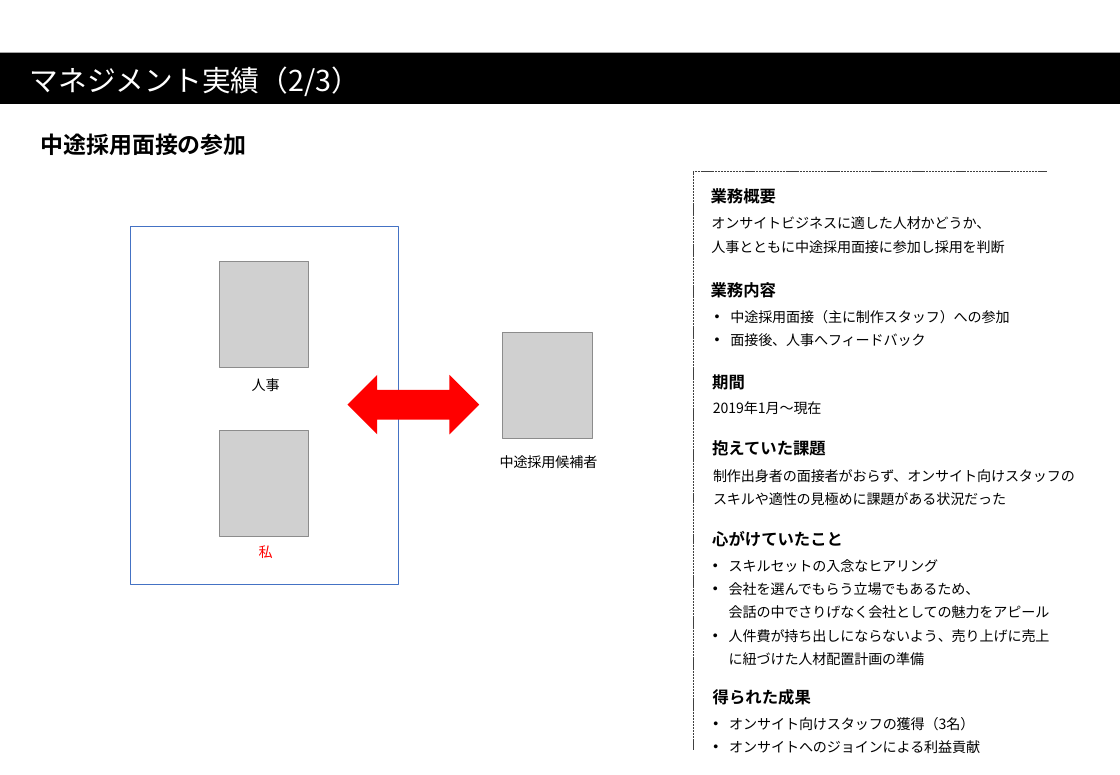
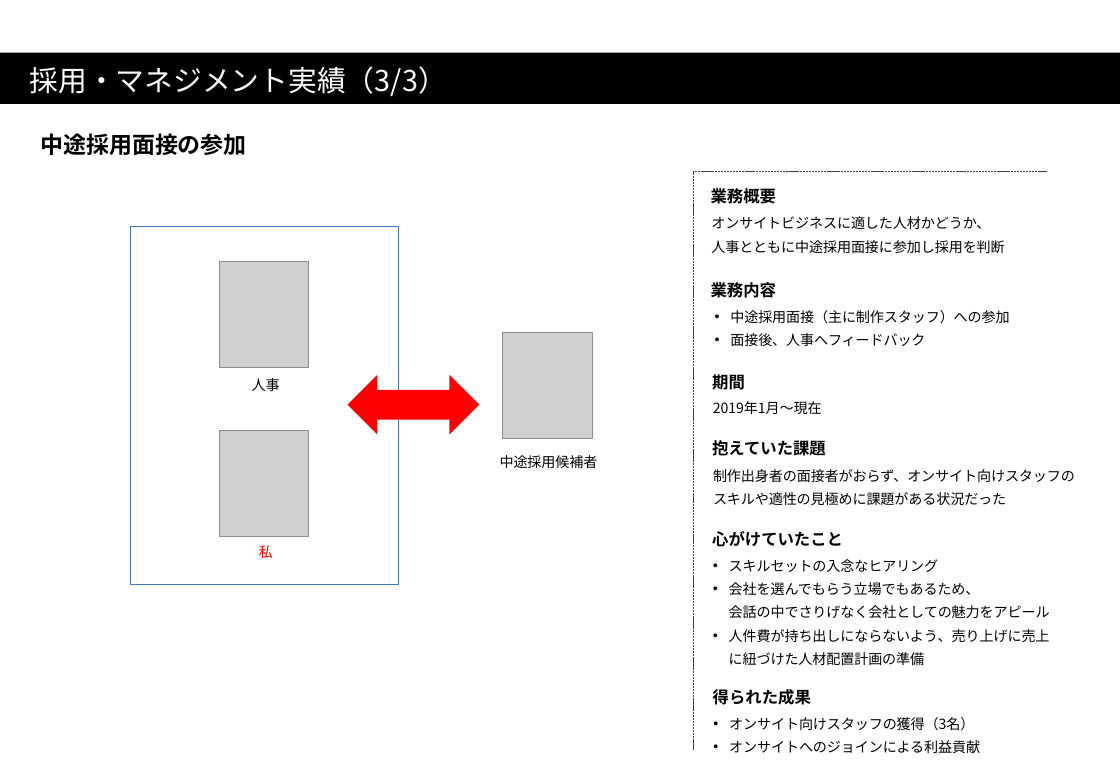
Before and after one commit to anderson0301/portforio, a slide deck: slide 13 of resume/resume.pptx (slide 12 before the commit). Drawn at 1120x775 pixels with LibreOffice and Linux fonts; fonts in the diff are those of the drawing; grey boxes stand for pictures. Boxes give left, top, right and bottom in pixels: in the first picture for what was removed or moved away, otherwise in the second. Text is boxed around its words. In the diff, an @@ line names an element or a change of style, - is before the commit and + after.

```diff
--- a/resume/resume.pptx
+++ b/resume/resume.pptx
@@ text in rectangle at bbox=[30, 66, 447, 96]: text changed @@
-マネジメント実績（2/3）
+採用・マネジメント実績（3/3）
```
Also in this commit, not shown: 6 other slides changed, 1 other file.
